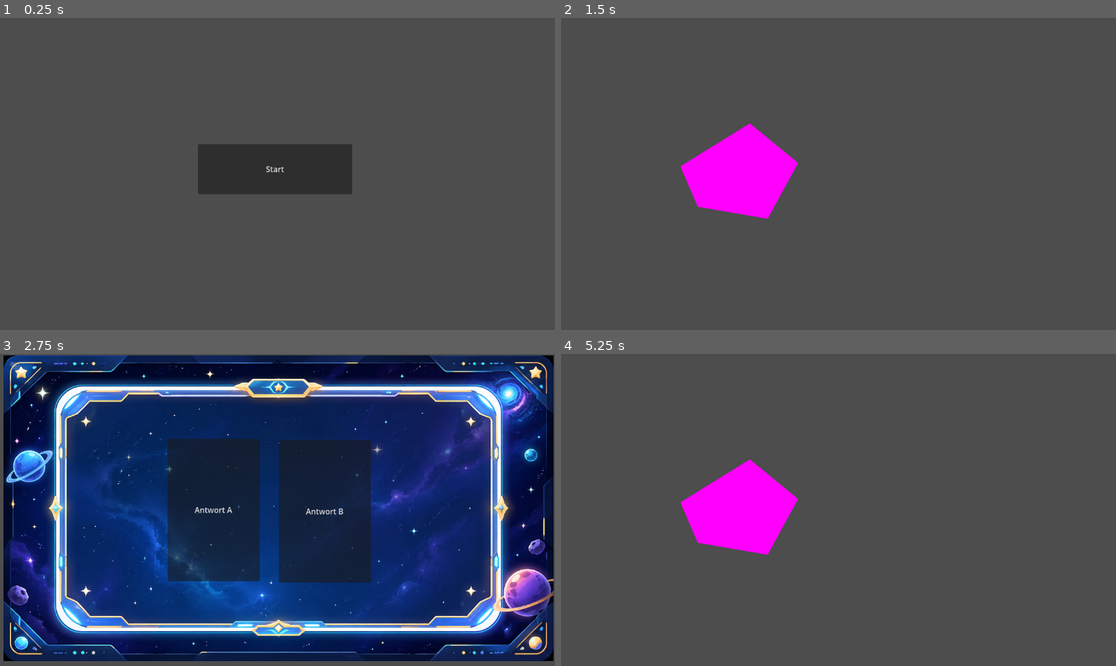
Above: before the commit, frames 1-4 (two rows, left to right).
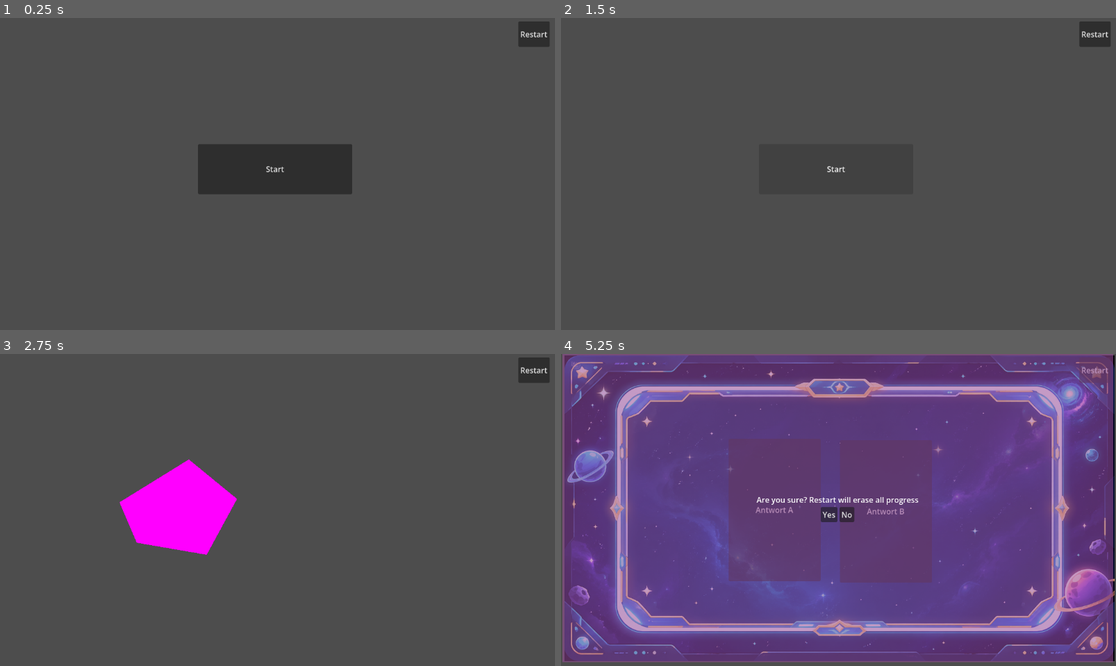
Above: after the commit, the same moments.

Repository: DanilLvov/GamificationTool
Game: Godot game, scene res://Scenes/Menu.tscn
Two runs of this game, one before a commit and one after it. Both use one fixed random seed, a clock stepped at 60 frames per second and the inputs below. This scene is started directly instead of the project's main scene.
Inputs (mouse positions are in pixels of both pictures, inside the frame that each line leads up to):
- Up to frame 1 (0.25 s): no input
- Up to frame 2 (1.5 s): click (1093, 33) at 0.5 s, where only the run after the commit has a clickable "Restart"; click (827, 177) at 1.25 s, where only the run after the commit has a clickable "Yes"
- Up to frame 3 (2.75 s): click (277, 503) at 2 s, where only the run after the commit has a clickable "Start"
- Up to frame 4 (5.25 s): click (1093, 369) at 2.75 s, where only the run after the commit has a clickable "Restart"; click (849, 513) at 3.5 s, where only the run after the commit has a clickable "No"; click (1093, 369) at 4.25 s, where only the run after the commit has a clickable "Restart"; click (1016, 600) at 5 s, where only the run before the commit has a clickable "Next Game!"

The runs differ from the first frame. In frame 1, 0.4% of the frame differs, in the area x 93-99%, y 1-10%; in frame 2, 4.5%; in frame 3, 97%; in frame 4, 98%, in the area x 0-100%, y 0-99%.

Commit message:
Added Restart button and functionality

Diff:
--- a/Scenes/Menu.tscn
+++ b/Scenes/Menu.tscn
@@ -5,7 +5,11 @@
 [ext_resource type="PackedScene" uid="uid://c7icyl6pvqh3b" path="res://Scenes/mini_game.tscn" id="3_syfuq"]
 [ext_resource type="PackedScene" uid="uid://ccx1bgwla2m6y" path="res://Scenes/Cutscene_Dummy.tscn" id="4_s2c3o"]
 
+[sub_resource type="StyleBoxFlat" id="StyleBoxFlat_s2c3o"]
+bg_color = Color(0.6, 0.3019608, 0.6, 0.56078434)
+
 [node name="Game" type="Node2D" unique_id=333191118]
+process_mode = 1
 script = ExtResource("1_syfuq")
 
 [node name="SpaceShip" type="Sprite2D" parent="." unique_id=1747395986]
@@ -55,6 +59,7 @@
 polygon = PackedVector2Array(795.71423, 608.5714, 737.1428, 674.2856, 738, 778, 1001.42847, 775.71423, 1088.5713, 692.8571, 1082.857, 610)
 
 [node name="StartButton" type="Button" parent="." unique_id=315628407]
+visible = false
 offset_left = 411.0
 offset_top = 262.0
 offset_right = 731.0
@@ -62,5 +67,47 @@
 text = "Start"
 
 [node name="MiniGame" parent="." unique_id=875578804 instance=ExtResource("3_syfuq")]
+visible = false
 
 [node name="CutsceneDummy" parent="." unique_id=1168846618 instance=ExtResource("4_s2c3o")]
+visible = false
+
+[node name="RestartButton" type="Button" parent="." unique_id=480556500]
+offset_left = 1076.0
+offset_top = 7.0
+offset_right = 1141.0
+offset_bottom = 60.0
+text = "Restart"
+
+[node name="RestartMenu" type="PanelContainer" parent="." unique_id=1349227946]
+visible = false
+offset_left = 3.0
+offset_right = 1146.0
+offset_bottom = 640.0
+theme_override_styles/panel = SubResource("StyleBoxFlat_s2c3o")
+
+[node name="Content" type="VBoxContainer" parent="RestartMenu" unique_id=818826965]
+layout_mode = 2
+alignment = 1
+
+[node name="Label" type="Label" parent="RestartMenu/Content" unique_id=171890597]
+layout_mode = 2
+text = "Are you sure? Restart will erase all progress"
+horizontal_alignment = 1
+
+[node name="Buttons" type="HBoxContainer" parent="RestartMenu/Content" unique_id=1782032524]
+layout_mode = 2
+alignment = 1
+
+[node name="Yes" type="Button" parent="RestartMenu/Content/Buttons" unique_id=220387279]
+layout_mode = 2
+text = "Yes"
+
+[node name="No" type="Button" parent="RestartMenu/Content/Buttons" unique_id=1588320668]
+layout_mode = 2
+text = "No"
+
+[connection signal="pressed" from="RestartButton" to="." method="_on_restart_button_pressed"]
+[connection signal="pressed" from="RestartButton" to="." method="_restart_game"]
+[connection signal="pressed" from="RestartMenu/Content/Buttons/Yes" to="." method="_restart_menu_yes_pressed"]
+[connection signal="pressed" from="RestartMenu/Content/Buttons/No" to="." method="_restart_menu_no_pressed"]
--- a/Scripts/menu.gd
+++ b/Scripts/menu.gd
@@ -6,31 +6,57 @@
 	CUTSCENE,
 	MINIGAME,
 	SPECIALIZATION_CHOICE,
-	END,
-	RESTART # Not sure if needed, remove if not used
+	END
 }
 
 # TODO: game_sequence needs to be read from json
 var game_sequence = {
-	"start": { "state": GameState.START, "next_scene": "intro_cutscene" },
-	"intro_cutscene": { "state": GameState.CUTSCENE, "next_scene": "specialisation_choice" },
-	"specialisation_choice": { "state": GameState.SPECIALIZATION_CHOICE, "next_scene": "minigame_1"},
-	"minigame_1": { "state": GameState.MINIGAME, "next_scene": "cutscene_1_success", "next_scene_fail": "cutscene_1_fail" },
-	"cutscene_1_success": { "state": GameState.CUTSCENE, "next_scene": "end_cutscene"},
-	"cutscene_1_fail": { "state": GameState.CUTSCENE, "next_scene": "end"},
+	"start": {
+		"state": GameState.START,
+		"next_scene": "intro_cutscene"
+	},
+	"intro_cutscene": {
+		"state": GameState.CUTSCENE,
+		"next_scene": "specialisation_choice"
+	},
+	"specialisation_choice": {
+		"state": GameState.SPECIALIZATION_CHOICE,
+		"next_scene": "minigame_1"
+	},
+	"minigame_1": {
+		"state": GameState.MINIGAME,
+		"next_scene": "cutscene_1_success",
+		"next_scene_fail": "cutscene_1_fail"
+	},
+	"cutscene_1_success": {
+		"state": GameState.CUTSCENE,
+		"next_scene": "end_cutscene"
+	},
+	"cutscene_1_fail": {
+		"state": GameState.CUTSCENE,
+		"next_scene": "end"
+	},
 	# TODO: ability to choose bad and good ending
-	"end_cutscene": { "state": GameState.CUTSCENE, "next_scene": "end", "condition": 3,},
-	"bad_end_cutscene": { "state": GameState.CUTSCENE, "next_scene": "end", "condition": 3},
+	"end_cutscene": {
+		"state": GameState.CUTSCENE,
+		"next_scene": "end",
+		"condition": 3,
+	},
+	"bad_end_cutscene": {
+		"state": GameState.CUTSCENE,
+		"next_scene": "end",
+		"condition": 3
+	},
 	"end": { "state": GameState.END}
 }
 
 
 # Node variables, if changing node name, change it here:
-#@onready var spaceship = $SpaceShip
 @onready var cutscene_manager = $CutsceneDummy
 @onready var minigame_manager = $MiniGame
-@onready var control_room = $SpaceShip/Room3
-@onready var start_button = $StartButton
+@onready var start_button     = $StartButton
+@onready var restart_button   = $RestartButton
+@onready var restart_menu     = $RestartMenu
 
 
 var current_scene: String
@@ -47,7 +73,6 @@
 
 	_run_current_scene()
 
-
 # Called every frame. 'delta' is the elapsed time since the previous frame.
 func _process(delta: float) -> void:
 	pass
@@ -62,7 +87,7 @@
 	_run_current_scene()
 
 func _run_current_scene() -> void:
-	#hidding all objects, to show only used for the current game step
+	#hidding all objects, to show only those used for the current game step
 	_hide_all_objects()
 
 	match game_sequence.get(current_scene).get("state"):
@@ -77,8 +102,24 @@
 			#TODO: Nils: planet_choice elements need to be shown with: .visible = true
 			_next_game_step()
 
-# TODO: Add every new scene object to this function
+# TODO: Add every new scene object to this function but we never hide restart button
 func _hide_all_objects() -> void:
 	start_button.visible = false
 	minigame_manager.visible = false
 	cutscene_manager.visible = false
+
+# Restart functionality
+func _restart_game() -> void:
+	minigame_manager.process_mode = Node.PROCESS_MODE_DISABLED
+	cutscene_manager.process_mode = Node.PROCESS_MODE_DISABLED
+	restart_menu.visible = true
+
+func _restart_menu_yes_pressed() -> void:
+	get_tree().reload_current_scene()
+
+func _restart_menu_no_pressed() -> void:
+	minigame_manager.process_mode = Node.PROCESS_MODE_INHERIT
+	cutscene_manager.process_mode = Node.PROCESS_MODE_INHERIT
+	restart_menu.visible = false
+
+# TODO: add reset on timer
